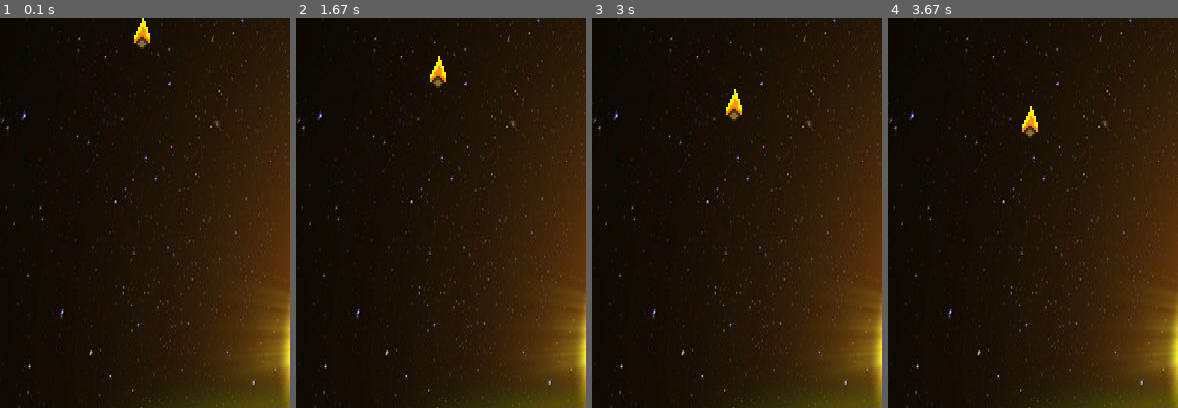
Above: before the commit, frames 1-4 (left to right).
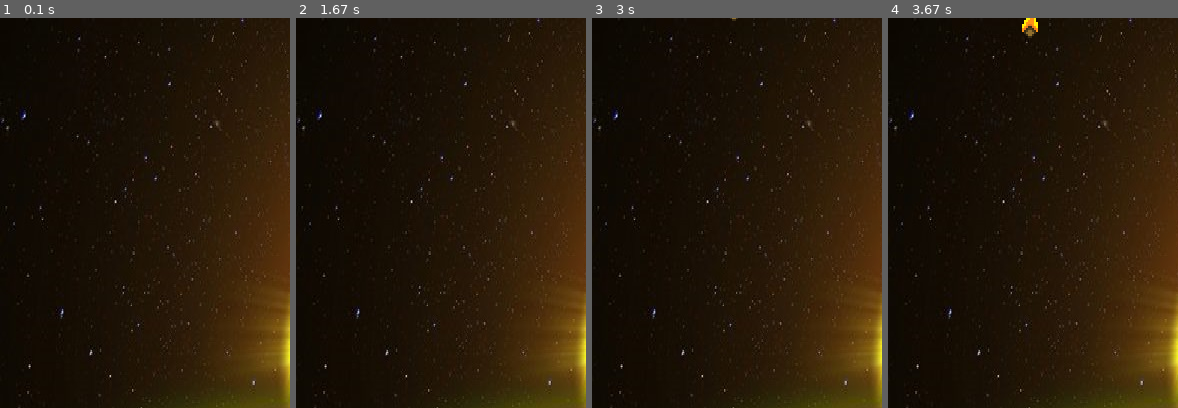
Above: after the commit, the same moments.

Repository: JanKurdila/pygame_avoid_meteors
Game: pygame game, started from main.py
The game is run twice, just before and just after one commit, with the same random seed, the same clock (stepped at 60 frames per second) and the same inputs.
Inputs:
- Up to frame 1 (0.1 s): no input
- Up to frame 2 (1.67 s): hold Right 0.33-0.8 s; hold Right 0.83-1.3 s; hold Left from 1.33 s (still down)
- Up to frame 3 (3 s): release Left at 1.87 s; hold Left 1.9-2.3 s; hold Right 2.33-2.97 s
- Up to frame 4 (3.67 s): hold Left 3-3.47 s; hold Right from 3.5 s (still down)
The pictures show only the part of the screen within x 0-50%, y 0-50%; the shares and areas given below are measured in that part.

The runs differ from the first frame. In frame 1, 0.3% of the frame differs, in the area x 46-52%, y 0-8%; in frame 2, 0.3%; in frame 3, 0.3%; in frame 4, 0.5%, in the area x 46-52%, y 0-31%.

Commit message:
14) Riešenie kolízie rakety a meteoru pomocou masiek

Diff:
--- a/main.py
+++ b/main.py
@@ -3,76 +3,78 @@
 from Config import config
 import random
 
-def move_rocket(x_coordinate):
+def move_rocket(x_coordinate, keys):
     """Funkcia na zistenie pohybu rakety"""
-
-    keys = pygame.key.get_pressed()
     if keys[pygame.K_LEFT]:
-        if x_coordinate > 10: # Aby raketa nešla za ľavý okraj
-            x_coordinate -= config.STEP # Pohyb rakety vľavo
+        if x_coordinate > 10:  # Aby raketa nešla za ľavý okraj
+            x_coordinate -= config.STEP  # Pohyb rakety vľavo
     if keys[pygame.K_RIGHT]:
-        if x_coordinate < 480: # Aby raketa nešla za pravý okraj
+        if x_coordinate < 480:  # Aby raketa nešla za pravý okraj
             x_coordinate += config.STEP  # Pohyb rakety vpravo
     return x_coordinate
 
-def generate_meteor():
+def generate_meteor(meteor_image):
     """Funkcia bude generovať meteor na náhodnom mieste"""
+    return {'x': random.choice(range(10, 440, 50)),
+            'y': random.choice(range(-10, -500, -50)),
+            'mask': pygame.mask.from_surface(meteor_image)}
 
-    return {'x': random.choice(range(10, 440, 50)),
-            'y': random.choice(range(-10, -500, -50))
-           }
+def is_collision(mask1, mask2, mask1_coordinate, mask2_coordinate):
+    """Funkcia zistí či nastala kolízia meteoru a rakety"""
+    x_off = mask2_coordinate[0] - mask1_coordinate[0]
+    y_off = mask2_coordinate[1] - mask1_coordinate[1]
+    if mask1.overlap(mask2, (x_off, y_off)):  # Funkcia overlap zisťuje prekrytie masiek
+        return True
+    return False
 
 if __name__ == "__main__":
     pygame.init()
-    clock = pygame.time.Clock() # Objekt
+    clock = pygame.time.Clock()  # Objekt
 
     window = pygame.display.set_mode(config.ROZLISENIE)
     pozadie = config.POZADIE
     raketa = config.RAKETA
-    meteor_image = config.METEOR # Musíme premenovať meteor na napr. meteor_image, lebo nižšie používame cyklus for meteor in meteory:
+    meteor_image = config.METEOR  # Musíme premenovať meteor na napr. meteor_image, lebo nižšie používame cyklus for meteor in meteory:
     font_hry = config.FONT_HRY
 
-    x = config.SURADNICE_RAKETY[0] # Inicializácia x-súradnice rakety
+    # Ideme riešiť kolíziu rakety a meteoru
+    maska_rakety = pygame.mask.from_surface(raketa)
+
+    x = config.SURADNICE_RAKETY[0]  # Inicializácia x-súradnice rakety
 
     score = 0
     meteory = []
 
-    #for i in range(5):
-        #meteory.append(generate_meteor())
-
     while True:
+        keys = pygame.key.get_pressed()
         score_text = font_hry.render(f"SKÓRE: {score}", True, config.FARBA_TEXTU)
-        # Ak vypnem okno, musím vypnuť pygame
 
         if len(meteory) == 0:
-            config.RYCHLOST_PADU_METEORU += 1    # Oprava odsadenia
+            config.RYCHLOST_PADU_METEORU += 1
             config.POCET_METEOROV += config.METEOR_INKREMENT
-            for i in range(config.POCET_METEOROV):  # Úprava - o kľko meteorov má príbudať
-                meteory.append(generate_meteor())
-
-
+            for i in range(config.POCET_METEOROV):
+                meteory.append(generate_meteor(meteor_image))
 
         for event in pygame.event.get():
             if event.type == pygame.QUIT:
-                pygame.quit() # Vypnutie pygamu
-                sys.exit() # Vypnutie celého programu
+                pygame.quit()
+                sys.exit()
 
-        x = move_rocket(x)
+        x = move_rocket(x, keys)
 
         window.blit(pozadie, (0, 0))
         window.blit(raketa, (x, config.SURADNICE_RAKETY[1]))
 
-        for meteor in meteory[:]:     #  [:] pomocou toho vytvoríme kopiu
+        for meteor in meteory[:]:
             window.blit(meteor_image, (meteor['x'], meteor['y']))
             meteor['y'] += config.RYCHLOST_PADU_METEORU
-            if meteor['y'] > config.ROZLISENIE[1]:   # Pripočítavanie bodov do ukazovateľa SCORE
+            if meteor['y'] > config.ROZLISENIE[1]:
                 score += 1
-                meteory.remove(meteor) # Odstránenie meteoru zo zoznamu meteory ak  je mimo okna \
-                                       # ak mažeme prvok z poľa, je dobré mazať prvok z vytvorenje kopie
-
+                meteory.remove(meteor)
+            if is_collision(maska_rakety, meteor['mask'], (x, config.SURADNICE_RAKETY[1]), (meteor['x'], meteor['y'])):
+                print("GAME OVER")
 
         window.blit(score_text, config.POZICIA_TEXTU)
 
         pygame.display.update()
-
         clock.tick(config.FPS)
